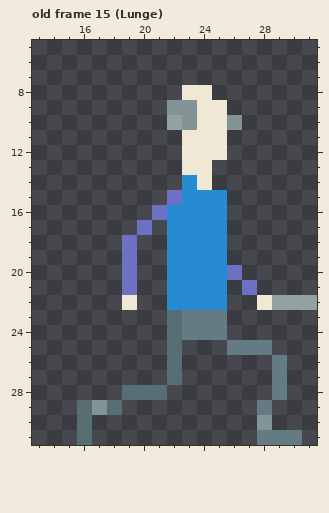
Pixel-art file -- Man/Man.aseprite. Above, as it was before the edit.
32x32 pixels, 16 frames. Shown: old frame 15 (Lunge): x 13..31, y 5..31.
After:
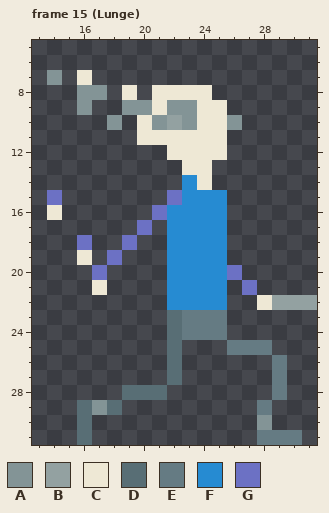
Palette (. is transparent): A #839496  B #93a1a1  C #eee8d5  D #586e75  E #657b83  F #268bd2  G #6c71c4
A new or re-ordered frame is compared with the old frame closest to it.
The exact change:
frames 16 -> 17
Changed rows in their new state; - is an unchanged pixel.
Frame 15 (Lunge) is new; against old frame 15 (Lunge), layers "Head", "Body/FrontArm":
first column x 14:
 7 A-C------
 8 --AA-C-CC
 9 --A--AAC-
10 ----A-CA-
11 ------CCC
12 --------C
15 G--------
16 C--------
18 --G------
19 --C-G.---
20 ---G-.---
21 ---C-.---
22 -----.---
